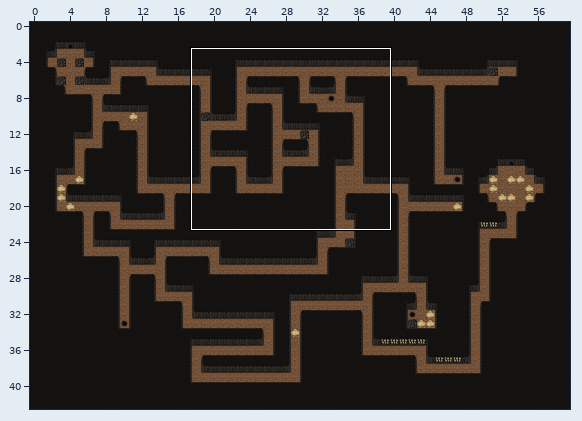
An edit to a level. Tiled map, projects/Voodoo_Ch3/games/map.tmx. Above, an overview of the earlier version with the close-up marked.
Close-up. The starting point:
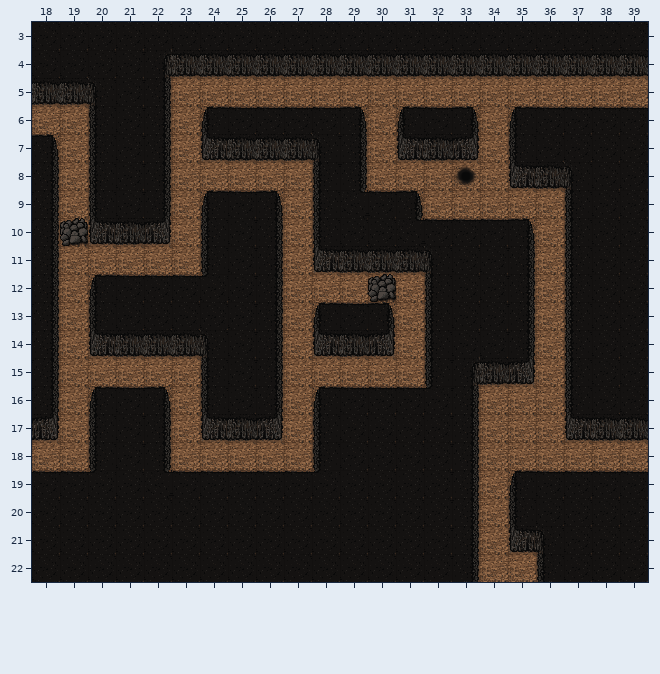
Cells are 32x32 px. Shown: x 18..39, y 3..22. The commit also changed other parts of the map, which this record leaves out.
And afterwards:
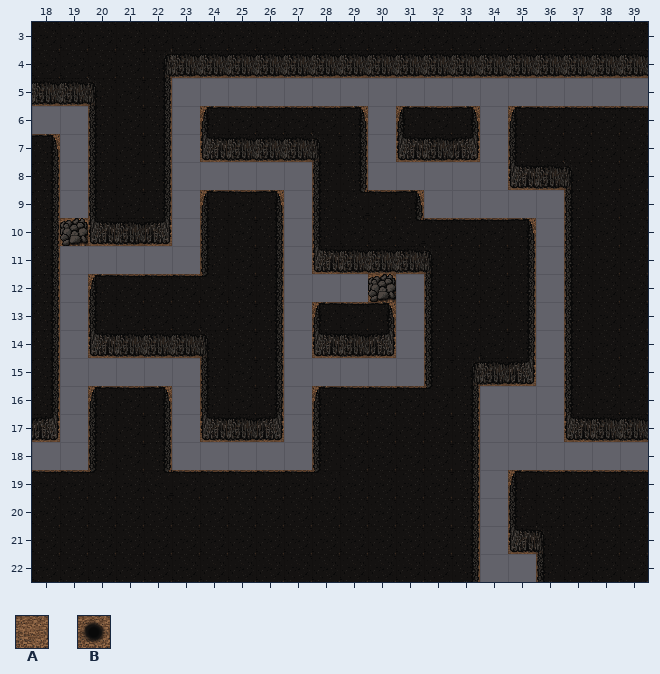
Key: from "Tileset grotte": A 4, B 17.
_ is an empty cell.
What changed:
{"where": "layer \"road\" (now hidden)"}
{"y":5,"x":23,"old":"AAAAAAAAAAAAAAAAA","new":"_________________"}
{"y":6,"x":18,"old":"AA","new":"__"}
{"y":6,"x":23,"old":"A","new":"_"}
{"y":6,"x":30,"old":"A","new":"_"}
{"y":6,"x":34,"old":"A","new":"_"}
{"y":7,"x":19,"old":"A","new":"_"}
{"y":7,"x":23,"old":"A","new":"_"}
{"y":7,"x":30,"old":"A","new":"_"}
{"y":7,"x":34,"old":"A","new":"_"}
{"y":8,"x":19,"old":"A","new":"_"}
{"y":8,"x":23,"old":"AAAAA","new":"_____"}
{"y":8,"x":30,"old":"AAA","new":"___"}
{"y":8,"x":34,"old":"A","new":"_"}
{"y":9,"x":19,"old":"A","new":"_"}
{"y":9,"x":23,"old":"A","new":"_"}
{"y":9,"x":27,"old":"A","new":"_"}
{"y":9,"x":32,"old":"AAAAA","new":"_____"}
{"y":10,"x":23,"old":"A","new":"_"}
{"y":10,"x":27,"old":"A","new":"_"}
{"y":10,"x":36,"old":"A","new":"_"}
{"y":11,"x":19,"old":"AAAAA","new":"_____"}
{"y":11,"x":27,"old":"A","new":"_"}
{"y":11,"x":36,"old":"A","new":"_"}
{"y":12,"x":19,"old":"A","new":"_"}
{"y":12,"x":27,"old":"AAA","new":"___"}
{"y":12,"x":31,"old":"A","new":"_"}
{"y":12,"x":36,"old":"A","new":"_"}
{"y":13,"x":19,"old":"A","new":"_"}
{"y":13,"x":27,"old":"A","new":"_"}
{"y":13,"x":31,"old":"A","new":"_"}
{"y":13,"x":36,"old":"A","new":"_"}
{"y":14,"x":19,"old":"A","new":"_"}
{"y":14,"x":27,"old":"A","new":"_"}
{"y":14,"x":31,"old":"A","new":"_"}
{"y":14,"x":36,"old":"A","new":"_"}
{"y":15,"x":19,"old":"AAAAA","new":"_____"}
{"y":15,"x":27,"old":"AAAAA","new":"_____"}
{"y":15,"x":36,"old":"A","new":"_"}
{"y":16,"x":19,"old":"A","new":"_"}
{"y":16,"x":23,"old":"A","new":"_"}
{"y":16,"x":27,"old":"A","new":"_"}
{"y":16,"x":34,"old":"AAA","new":"___"}
{"y":17,"x":19,"old":"A","new":"_"}
{"y":17,"x":23,"old":"A","new":"_"}
{"y":17,"x":27,"old":"A","new":"_"}
{"y":17,"x":34,"old":"AAA","new":"___"}
{"y":18,"x":18,"old":"AA","new":"__"}
{"y":18,"x":23,"old":"AAAAA","new":"_____"}
{"y":18,"x":34,"old":"AAAAAA","new":"______"}
{"y":19,"x":34,"old":"A","new":"_"}
{"y":20,"x":34,"old":"A","new":"_"}
{"y":21,"x":34,"old":"A","new":"_"}
{"y":22,"x":34,"old":"AA","new":"__"}
{"where": "layer \"elem\" (now hidden)"}
{"y":8,"x":33,"old":"B","new":"_"}
{"label":"removed","picture_box":[32,78,648,582]}
